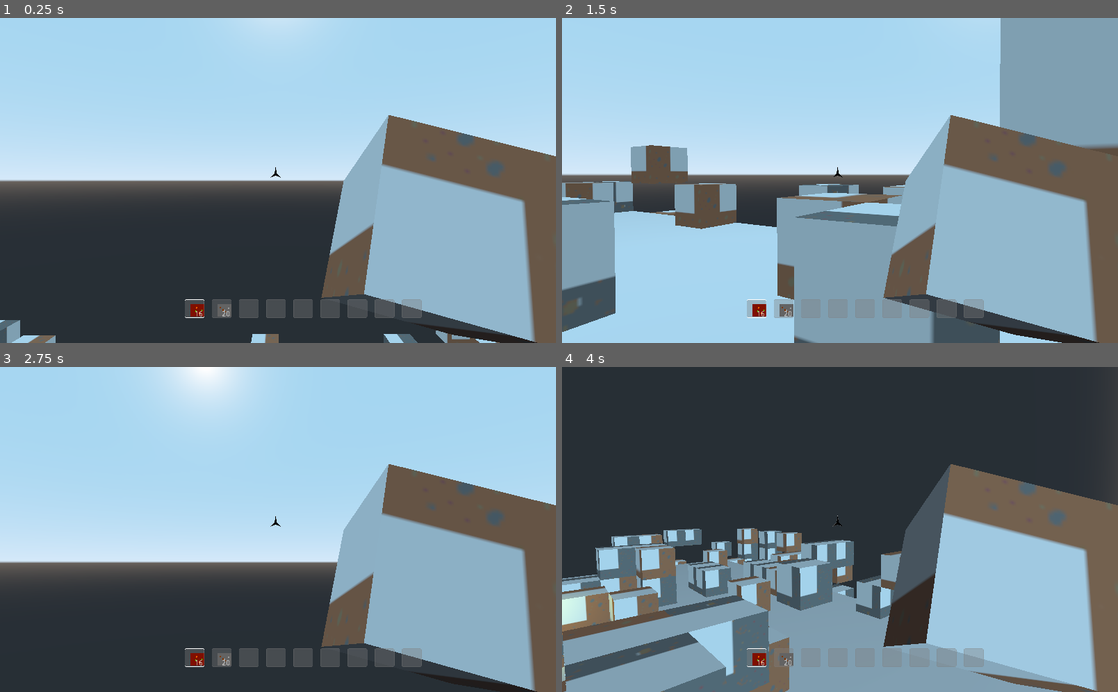
Above: before the commit, frames 1-4 (two rows, left to right).
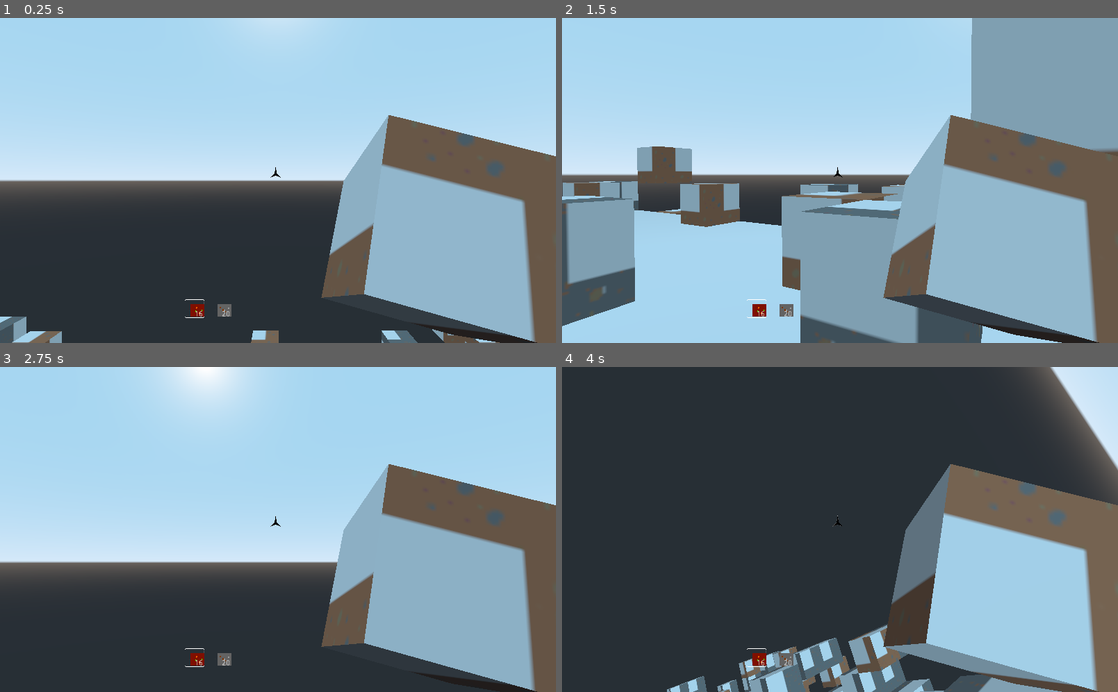
Above: after the commit, the same moments.

Repository: Ratterif/cubePlanet
Game: Godot game, scene res://Root.tscn
Same seed, same stepped clock (60 frames per second), same inputs: the game is played once before the commit and once after it.
Inputs (mouse positions are in pixels of both pictures, inside the frame that each line leads up to):
- Up to frame 1 (0.25 s): no input
- Up to frame 2 (1.5 s): tap Enter (ui_accept) at 0.5, 0.77 s; move the mouse to (867, 180) at 0.52 s; hold Up (ui_up) from 0.53 s (still down); click (867, 180) at 0.6 s; move the mouse to (812, 180) at 1.27 s; click (812, 180) at 1.35 s
- Up to frame 3 (2.75 s): keep holding Up (ui_up); tap Enter (ui_accept) at 1.52 s; move the mouse to (289, 523) at 2.02 s; click (289, 523) at 2.1 s
- Up to frame 4 (4 s): keep holding Up (ui_up); tap Enter (ui_accept) at 2.75, 3.02, 3.77 s; move the mouse to (834, 536) at 2.77 s; click (834, 536) at 2.85 s; move the mouse to (878, 532) at 3.52 s; click (878, 532) at 3.6 s

The runs differ from the first frame. In frame 1, 2.2% of the frame differs, in the area x 0-90%, y 86-100%; in frame 2, 8.7%; in frame 3, 1.6%; in frame 4, 33%, in the area x 0-100%, y 0-100%.

Commit message:
Дроп

Diff:
--- a/2d.gd
+++ b/2d.gd
@@ -9,15 +9,16 @@
 # Called when the node enters the scene tree for the first time.
 func _ready():
 	G.control = [
-		$Lot/item,
-		$Lot2/item,
-		$Lot3/item
 	]
 	G.labels = [
-		$Lot/Label,
-		$Lot2/Label,
-		$Lot3/Label
 	]
+	for n in range(0, 9):
+		var lot = load("res://lot.tscn").instance()
+		add_child(lot)
+		lot.get_node("Lot").transform.origin = Vector2(354+n*50, 535)
+		G.control.append(lot.get_node("Lot/item"))
+		print(G.control)
+		G.labels.append(lot.get_node("Lot/Label"))
 	G.add(0, 'dirt', 16, "res://dirt.png", "res://dirt_icon.png")
 	G.add(1, 'rock', 20, "res://rock.png", "res://rock_icon.png")
 
--- a/2d.tscn
+++ b/2d.tscn
@@ -1,7 +1,6 @@
-[gd_scene load_steps=7 format=2]
+[gd_scene load_steps=6 format=2]
 
 [ext_resource path="res://target.png" type="Texture" id=1]
-[ext_resource path="res://lot.png" type="Texture" id=2]
 [ext_resource path="res://active.png" type="Texture" id=3]
 [ext_resource path="res://2d.gd" type="Script" id=4]
 
@@ -46,83 +45,6 @@
 mesh = SubResource( 1 )
 texture = ExtResource( 1 )
 
-[node name="Lot" type="Sprite" parent="."]
-position = Vector2( 354, 535 )
-scale = Vector2( 0.1, 0.1 )
-texture = ExtResource( 2 )
-
-[node name="item" type="Sprite" parent="Lot"]
-position = Vector2( 40, 25 )
-
-[node name="Label" type="Label" parent="Lot"]
-margin_left = 50.0
-margin_top = 60.0
-margin_right = 71.0
-margin_bottom = 74.0
-rect_scale = Vector2( 10, 10 )
-
-[node name="Lot3" type="Sprite" parent="."]
-position = Vector2( 454, 535 )
-scale = Vector2( 0.1, 0.1 )
-texture = ExtResource( 2 )
-
-[node name="item" type="Sprite" parent="Lot3"]
-position = Vector2( 40, 25 )
-scale = Vector2( 1, 1 )
-
-[node name="Label" type="Label" parent="Lot3"]
-margin_right = 40.0
-margin_bottom = 14.0
-
-[node name="Lot2" type="Sprite" parent="."]
-position = Vector2( 404, 535 )
-scale = Vector2( 0.1, 0.1 )
-texture = ExtResource( 2 )
-
-[node name="item" type="Sprite" parent="Lot2"]
-position = Vector2( 40, 25 )
-
-[node name="Label" type="Label" parent="Lot2"]
-margin_left = 50.0
-margin_top = 60.0
-margin_right = 71.0
-margin_bottom = 74.0
-rect_scale = Vector2( 10, 10 )
-
-[node name="Lot4" type="Sprite" parent="."]
-position = Vector2( 504, 535 )
-scale = Vector2( 0.1, 0.1 )
-texture = ExtResource( 2 )
-
-[node name="item" type="Sprite" parent="Lot4"]
-position = Vector2( -1500, 0 )
-scale = Vector2( 1, 1 )
-
-[node name="Lot5" type="Sprite" parent="."]
-position = Vector2( 554, 535 )
-scale = Vector2( 0.1, 0.1 )
-texture = ExtResource( 2 )
-
-[node name="Lot6" type="Sprite" parent="."]
-position = Vector2( 604, 535 )
-scale = Vector2( 0.1, 0.1 )
-texture = ExtResource( 2 )
-
-[node name="Lot7" type="Sprite" parent="."]
-position = Vector2( 654, 535 )
-scale = Vector2( 0.1, 0.1 )
-texture = ExtResource( 2 )
-
-[node name="Lot8" type="Sprite" parent="."]
-position = Vector2( 704, 535 )
-scale = Vector2( 0.1, 0.1 )
-texture = ExtResource( 2 )
-
-[node name="Lot9" type="Sprite" parent="."]
-position = Vector2( 754, 535 )
-scale = Vector2( 0.1, 0.1 )
-texture = ExtResource( 2 )
-
 [node name="Active" type="MeshInstance2D" parent="."]
 position = Vector2( 354, 535 )
 scale = Vector2( 0.1, 0.1 )
--- a/KinematicBody.gd
+++ b/KinematicBody.gd
@@ -111,13 +111,31 @@
 		set_item()
 		print(G.all)
 	if Input.is_action_just_pressed('ui_LMB'):
-		if active_lot == 2:
-			var colide = raycast.get_collider()
-			if colide and colide.get_script() and colide.has_method('action'):
-				print (colide.texture)
+		var colide = raycast.get_collider()
+		if colide and colide.get_script() and colide.has_method('action'):
+			if active_lot == 2:
+				if colide.status == "stand":
+					print (colide.texture)
+					var drop = load("res://cube.tscn").instance()
+					print(raycast.get_collision_point())
+					get_node("../../Platform/KinematicBody/drops").add_child(drop)
+					drop.translate(raycast.get_collision_point()*5)
+					var item = drop.get_node("KinematicBody")
+					item.status = "drop"
+					item.label = colide.label
+					item.texture = colide.texture
+					item.icon = colide.icon
+					item.count = colide.count
+					var mesh = item.get_node("MeshInstance")
+					var mat = SpatialMaterial.new()
+					mat.albedo_texture = load(colide.texture)
+					mesh.material_override = mat
+					item.key = colide.key
+					get_node("../../Platform/KinematicBody/blocks").remove_child(colide.get_node("../"))
+					active_item.animation()
+			if colide.status == "drop":
 				colide.call("action")
-				get_node("../../Platform/KinematicBody/blocks").remove_child(colide.get_node("../"))
-			active_item.animation()
+				get_node("../../Platform/KinematicBody/drops").remove_child(colide.get_node("../"))
 	if Input.is_action_pressed('ui_sprint'):
 		v.x = v.x * 2
 		v.z = v.z * 2
@@ -138,30 +156,12 @@
 	if !is_on_floor() and !is_on_wall() and !is_on_ceiling():
 		_velocity0 += Vector3(0, -1, 0) * _gravity * delta
 
-	var d1 = (p_poz.x + p_poz.y) / sqrt(2)
-	var d2 = (p_poz.x - p_poz.y) / sqrt(2)
-	var d3 = (p_poz.z + p_poz.y) / sqrt(2)
-	var d4 = (p_poz.z - p_poz.y) / sqrt(2)
-	var d5 = (p_poz.z + p_poz.x) / sqrt(2)
-	var d6 = (p_poz.z - p_poz.x) / sqrt(2)
 	#print (d4, " ", p_poz.x, " ", p_poz.y, " ", p_poz.z)
 
 	_velocity = rotVec(_velocity0, _vel)
 
-	var d
-
-	if d1 >0 and d2 < 0 and d3 > 0 and d4<0:
-		d = 1
-	if d1 <0 and d2 < 0 and d5< 0 and d6> 0:
-		d = 2
-	if d1 >0 and d2 > 0 and d5 > 0 and d6<0:
-		d = 3
-	if d1 <0 and d2 > 0 and d3 < 0 and d4>0:
-		d = 6
-	if d3 <0 and d4 < 0 and d5 < 0 and d6<0:
-		d = 4
-	if d3 >0 and d4 > 0 and d5 > 0 and d6>0:
-		d = 5
+	var d = G.get_side(p_poz)
+
 
 	if (d == 2 and dp == 1 or d == 1 and dp == 3 or d == 6 and dp == 2 or d == 3 and dp == 6) and !flag:
 		u = Vector3(0,0,-1)
--- a/Root.tscn
+++ b/Root.tscn
@@ -42,7 +42,7 @@
 material/0 = SubResource( 11 )
 
 [node name="MeshInstance2" type="MeshInstance" parent="Body/KinematicBody"]
-transform = Transform( 0.4, 0, 0, 0, 0.5, 0, 0, 0, 1, 0, 1.5, -0.336039 )
+transform = Transform( 0.4, 0, 0, 0, 0.5, 0, 0, 0, 1, 0, 1.5, 0 )
 mesh = SubResource( 13 )
 
 [node name="CollisionShape2" type="CollisionShape" parent="Body/KinematicBody"]
@@ -50,6 +50,7 @@
 shape = SubResource( 14 )
 
 [node name="cam" type="Spatial" parent="Body/KinematicBody"]
+transform = Transform( 1, 0, 0, 0, 1, 0, 0, 0, 1, 0, 0, 0.5 )
 
 [node name="Camera" type="Camera" parent="Body/KinematicBody/cam"]
 transform = Transform( 1, 0, 0, 0, 1, 0, 0, 0, 1, -0.0737466, 1.50324, -1.50003 )
@@ -112,3 +113,6 @@
 light_color = Color( 1, 0.631373, 0, 1 )
 
 [node name="blocks" type="Spatial" parent="Platform/KinematicBody"]
+
+[node name="drops" type="Spatial" parent="Platform/KinematicBody"]
+transform = Transform( 0.2, 0, 0, 0, 0.2, 0, 0, 0, 0.2, 0, 0, 0 )
--- a/block.gd
+++ b/block.gd
@@ -5,6 +5,38 @@
 export var count = 1
 export(Texture) var texture
 export(Texture) var icon
+export var status = "stand"
+var v = Vector3()
+var vec =Vector3.DOWN
+var p_poz
+
+#func _process(delta):
+#	if status == "drop":
+#		$AnimationPlayer.play("drop")
+#	if label = "chest":
+#		add_child()
+func _physics_process(delta):
+	if status == "drop":
+		p_poz = global_transform.origin
+		var d = G.get_side(p_poz)
+		if d == 1:
+			vec = Vector3.DOWN
+		if d == 6:
+			vec = Vector3.UP
+		if d == 4:
+			vec = Vector3.BACK
+		if d == 5:
+			vec = Vector3.FORWARD
+		if d == 2:
+			vec = Vector3.RIGHT
+		if d == 3:
+			vec = Vector3.LEFT
+		if !is_on_floor() and !is_on_wall() and !is_on_ceiling():
+			v += vec * 20 * delta
+		else:
+			v = Vector3()
+
+		v = move_and_slide(v, vec, false)
 
 func action():
 	print("Action", key)
--- a/global.gd
+++ b/global.gd
@@ -4,6 +4,27 @@
 var conf = {0: {'label': 'dirt', 'count': 1, 'texture': "res://dirt.png", 'icon': "res://dirt_icon.png"}, 1: {'label': 'rock', 'count': 1, 'texture': "res://rock.png", 'icon': "res://rock_icon.png"}}
 var control
 var labels
+
+func get_side(p_poz):
+	var d1 = (p_poz.x + p_poz.y) / sqrt(2)
+	var d2 = (p_poz.x - p_poz.y) / sqrt(2)
+	var d3 = (p_poz.z + p_poz.y) / sqrt(2)
+	var d4 = (p_poz.z - p_poz.y) / sqrt(2)
+	var d5 = (p_poz.z + p_poz.x) / sqrt(2)
+	var d6 = (p_poz.z - p_poz.x) / sqrt(2)
+	if d1 >0 and d2 < 0 and d3 > 0 and d4<0:
+		return(1)
+	if d1 <0 and d2 < 0 and d5< 0 and d6> 0:
+		return(2)
+	if d1 >0 and d2 > 0 and d5 > 0 and d6<0:
+		return(3)
+	if d1 <0 and d2 > 0 and d3 < 0 and d4>0:
+		return(6)
+	if d3 <0 and d4 < 0 and d5 < 0 and d6<0:
+		return(4)
+	if d3 >0 and d4 > 0 and d5 > 0 and d6>0:
+		return(5)
+
 
 func add(key, label='', count=1, texture='', icon=''):
 	if all.has(key):
--- /dev/null
+++ b/lot.tscn
@@ -0,0 +1,23 @@
+[gd_scene load_steps=3 format=2]
+
+[ext_resource path="res://lot.png" type="Texture" id=1]
+
+[sub_resource type="ArrayMesh" id=1]
+
+[node name="Control" type="Control"]
+anchor_right = 1.0
+anchor_bottom = 1.0
+
+[node name="Lot" type="MeshInstance2D" parent="."]
+mesh = SubResource( 1 )
+texture = ExtResource( 1 )
+
+[node name="item" type="Sprite" parent="Lot"]
+position = Vector2( 4, 2.5 )
+scale = Vector2( 0.1, 0.1 )
+
+[node name="Label" type="Label" parent="Lot"]
+margin_left = 5.0
+margin_top = 6.0
+margin_right = 26.0
+margin_bottom = 20.0
Binary file changed: dirt.png
Binary file changed: icon.png
